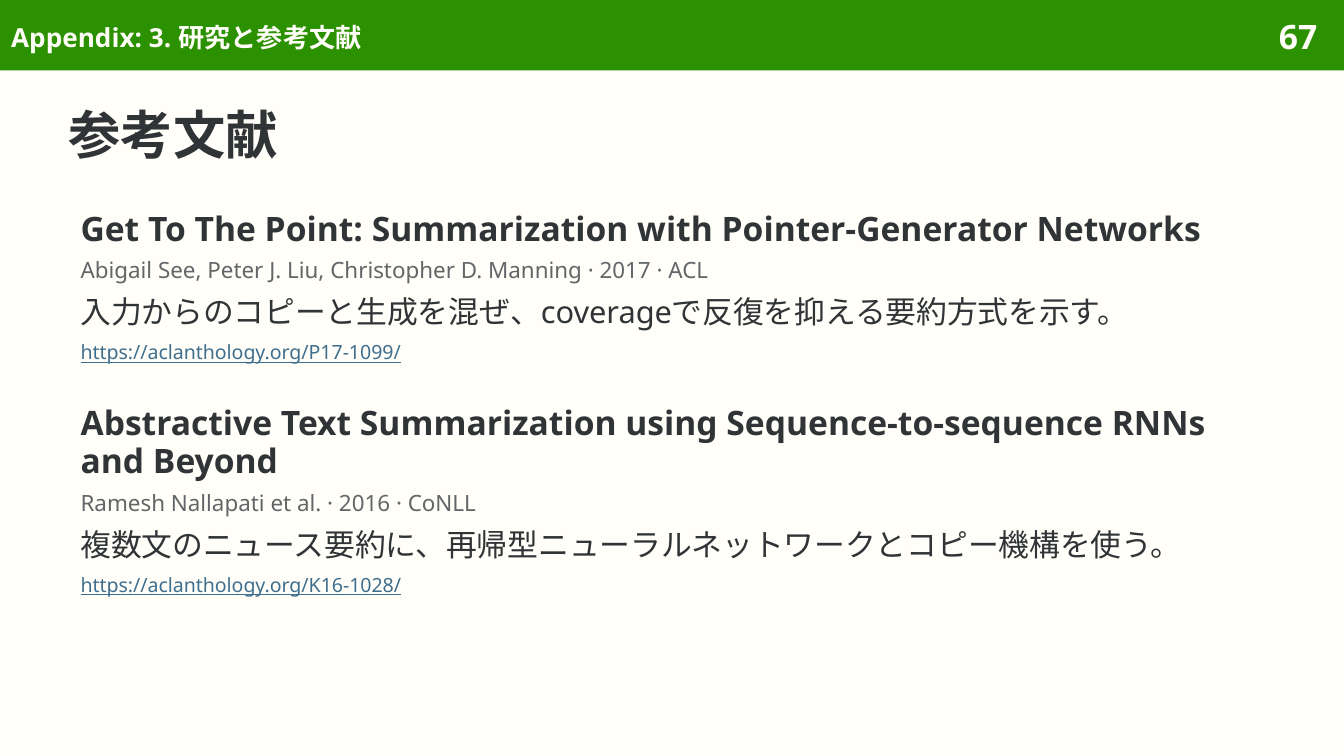
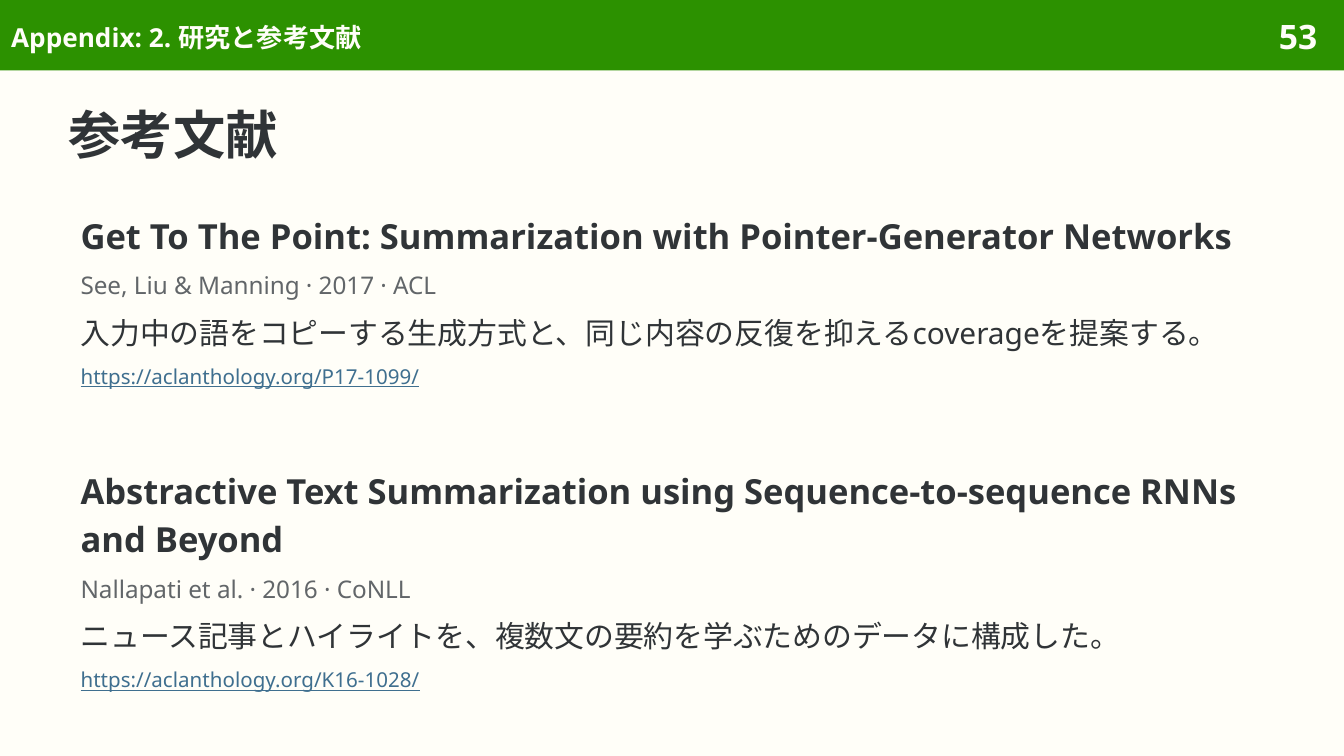
Before and after one commit to sasakiy84/datasets-in-10-minutes, a slide deck: slide 53 of slides/datasets-in-10-minutes-cnn-dailymail.pptx (slide 67 before the commit). Drawn at 1344x756 pixels with LibreOffice and Linux fonts; fonts in the diff are those of the drawing. Boxes give left, top, right and bottom in pixels: in the first picture for what was removed or moved away, otherwise in the second. Text is boxed around its words. In the diff, an @@ line names an element or a change of style, - is before the commit and + after.

Commit message:
Present CNN DailyMail as the original summarization dataset

```diff
--- a/slides/datasets-in-10-minutes-cnn-dailymail.pptx
+++ b/slides/datasets-in-10-minutes-cnn-dailymail.pptx
@@ title at <box>11,24,361,54</box>: text changed @@
-Appendix: 3. 研究と参考文献
+Appendix: 2. 研究と参考文献
@@ page number at <box>1279,24,1317,50</box>: text changed @@
-67
+53
@@ text at <box>81,222,1232,250</box>: size 18 to 18.5 pt in "Get To The Point: Summarization with Pointer-Generator ..."; line spacing 20.5pt to 1.16; more space between paragraphs @@
@@ text removed at <box>81,261,708,284</box> @@
-Abigail See, Peter J. Liu, Christopher D. Manning · 2017 · ACL
@@ text at <box>81,276,1219,389</box>: paragraphs added @@
+See, Liu & Manning · 2017 · ACL
+入力中の語をコピーする生成方式と、同じ内容の反復を抑えるcoverageを提案する。
+https://aclanthology.org/P17-1099/
@@ text removed at <box>81,297,1129,331</box> @@
-入力からのコピーと生成を混ぜ、coverageで反復を抑える要約方式を示す。
@@ text removed at <box>81,344,401,364</box> @@
-https://aclanthology.org/P17-1099/
@@ text removed at <box>81,409,1206,481</box> @@
-Abstractive Text Summarization using Sequence-to-sequence RNNs and Beyond
@@ text added at <box>81,477,1236,692</box>, 18.5 pt, text #303437 @@
+Abstractive Text Summarization using Sequence-to-sequence RNNs and Beyond
+Nallapati et al. · 2016 · CoNLL
+ニュース記事とハイライトを、複数文の要約を学ぶためのデータに構成した。
+https://aclanthology.org/K16-1028/
@@ text removed at <box>81,494,476,516</box> @@
-Ramesh Nallapati et al. · 2016 · CoNLL
@@ text removed at <box>81,530,1181,559</box> @@
-複数文のニュース要約に、再帰型ニューラルネットワークとコピー機構を使う。
@@ text removed at <box>81,577,402,597</box> @@
-https://aclanthology.org/K16-1028/
```
Also in this commit, not shown: 50 other slides changed, 14 slides removed, 40 other files.
